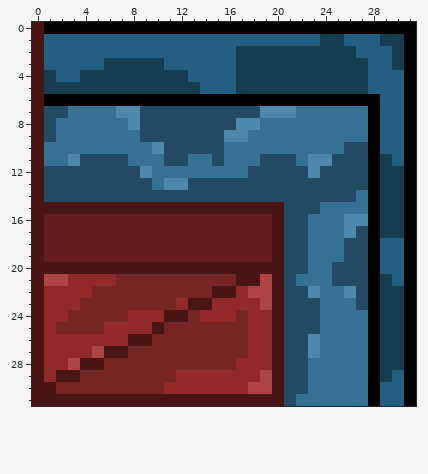
Pixel-art file -- Aseprite/CityOpenCorner_BotLeft.aseprite. Above is the file before it was changed.
32x32 pixels, 1 frame.
After:
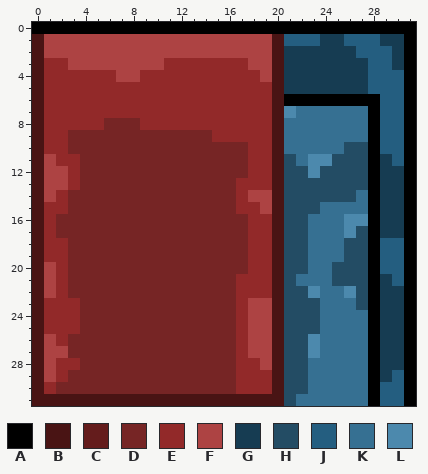
Palette (. is transparent): A #000000  B #491414  C #641c1c  D #762525  E #922929  F #ad4343  G #163c52  H #234c64  J #245e80  K #367092  L #4c89ad
Commit message: updated the sprites for bottom walls on the city biome
Changes in this commit:
Changed rows in their new state; - is an unchanged pixel.
first column x 0:
 0 A--------------------
 1 -FFFFFFFFFFFFFFFFFFFB
 2 -FFFFFFFFFFFFFFFFFFFB
 3 -EEFFFFFFFFEEEEEEEFFB
 4 -EEEEEEFFEEEEEEEEEEFB
 5 -EEEEEEEEEEEEEEEEEEEB
 6 -EEEEEEEEEEEEEEEEEEEB
 7 -EEEEEEEEEEEEEEEEEEEB
 8 -EEEEEDDDEEEEEEEEEEEB
 9 -EEDDDDDDDDDDDDEEEEEB
10 -EEDDDDDDDDDDDDDDDEEB
11 -FEEDDDDDDDDDDDDDDEEB
12 -FFEDDDDDDDDDDDDDDEEB
13 -FFEDDDDDDDDDDDDDEEEB
14 -FEDDDDDDDDDDDDDDEFFB
15 -EEDDDDDDDDDDDDDDEEF-
16 -EDDDDDDDDDDDDDDDDEE-
17 -EDDDDDDDDDDDDDDDDEE-
18 -EEDDDDDDDDDDDDDDDEE-
19 -EEDDDDDDDDDDDDDDDEE-
20 -FEDDDDDDDDDDDDDDDEE-
21 --EDDDD----------EEE-
22 -F-DD----------DD-EE-
23 ------------DDDDD-F--
24 ---E----DDDDD-DDDEFF-
25 --EE--DDDDD------EFF-
26 -F-DDDDDDD-------EFF-
27 -FFDDDDD---------EFF-
28 -F-EDD-------------F-
29 -FED--------DDDDD--E-
30 -E---------DDDDDD-EE-
